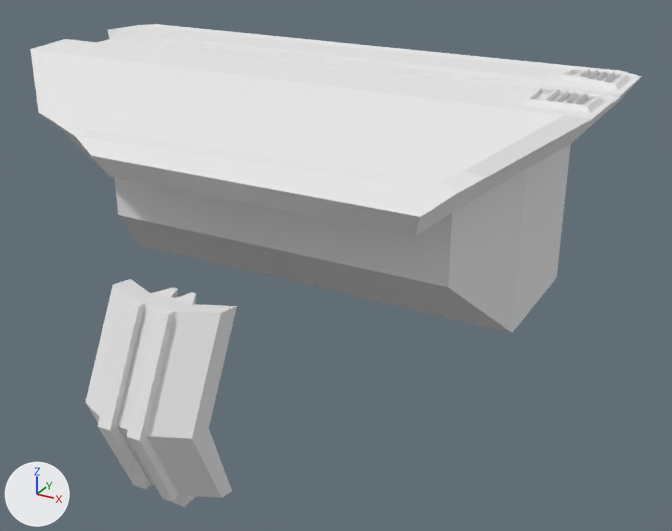
The OBJ model Ennemies/Mesh/KaijuBody.obj, before and after one commit.
Rendered twice from a 50 mm lens placed at (37.1, -68.2, 43.7), pointed at (2.1, -4.6, 11.8). The lights are fixed; the arrows at lower left show +X, +Y and +Z. Where no turn or scale is listed for an object, it has been applied to the vertices.

The older version as bpy lines, for what is in view:
```python
me_body = bpy.data.meshes.new('Body')
me_body.from_pydata(...)  # 184 vertices, 166 faces; spans x -27.8..22.9, y -18.0..18.0, z 10.1..28.5
me_body.materials.append(mat_material)  # white #e7e7e7
me_leg = bpy.data.meshes.new('Leg')
me_leg.from_pydata(...)  # 64 vertices, 56 faces; spans x -5.0..4.2, y -29.8..-21.9, z 0.0..16.4
me_leg.materials.append(mat_material)  # white #e7e7e7
ob_body = bpy.data.objects.new('Body', me_body)
ob_body.location = (0.0, 0.0, 0.0)
ob_leg = bpy.data.objects.new('Leg', me_leg)
ob_leg.location = (0.0, 0.0, 0.0)
```
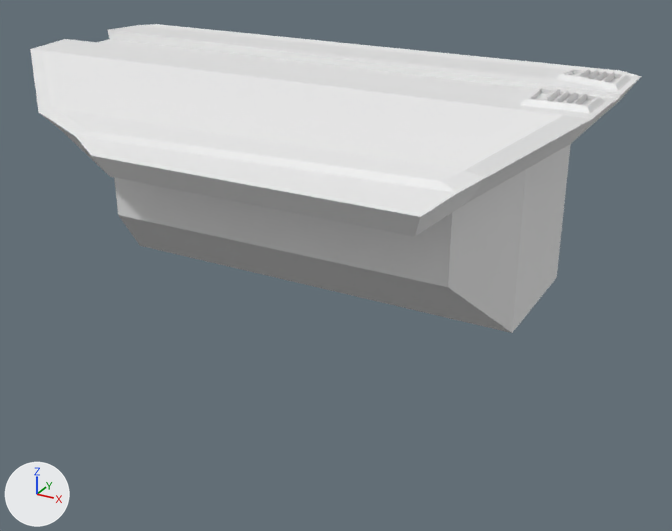
The newer file is also turned or shifted as a whole; pictures and numbers use the older file's frame.

What the commit changed:
Object 'Leg' (ob_leg) is deleted.

What differs and where, as boxes [x1, y1, x2, y2] in the pictures (672 x 531 px):
'Leg', deleted: before [85, 279, 237, 507]
